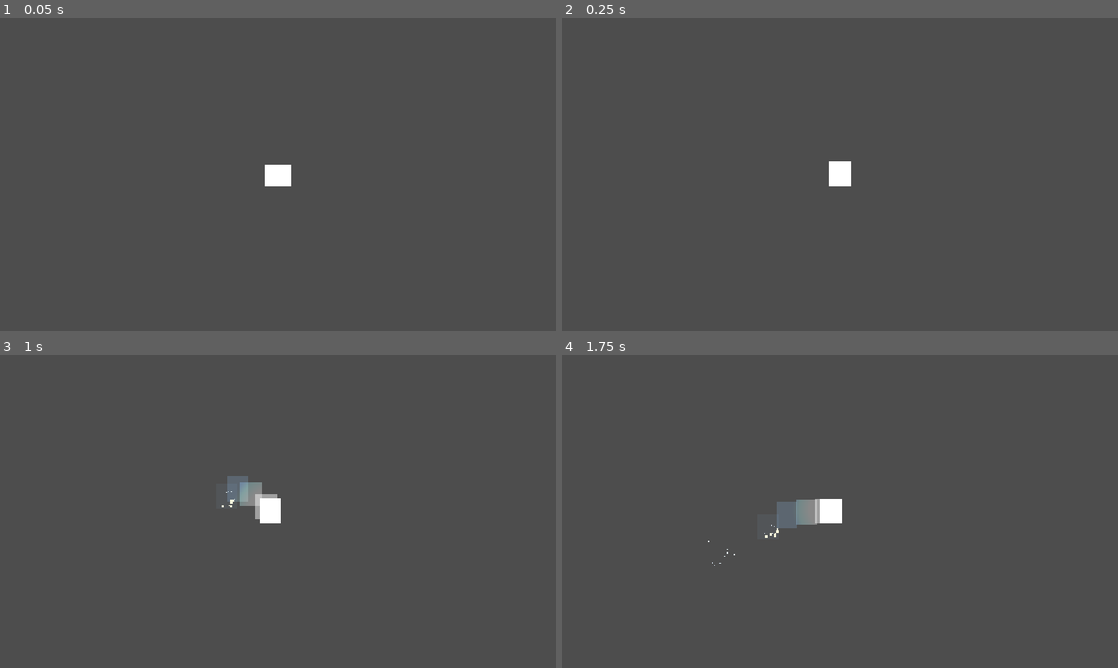
Above: before the commit, frames 1-4 (two rows, left to right).
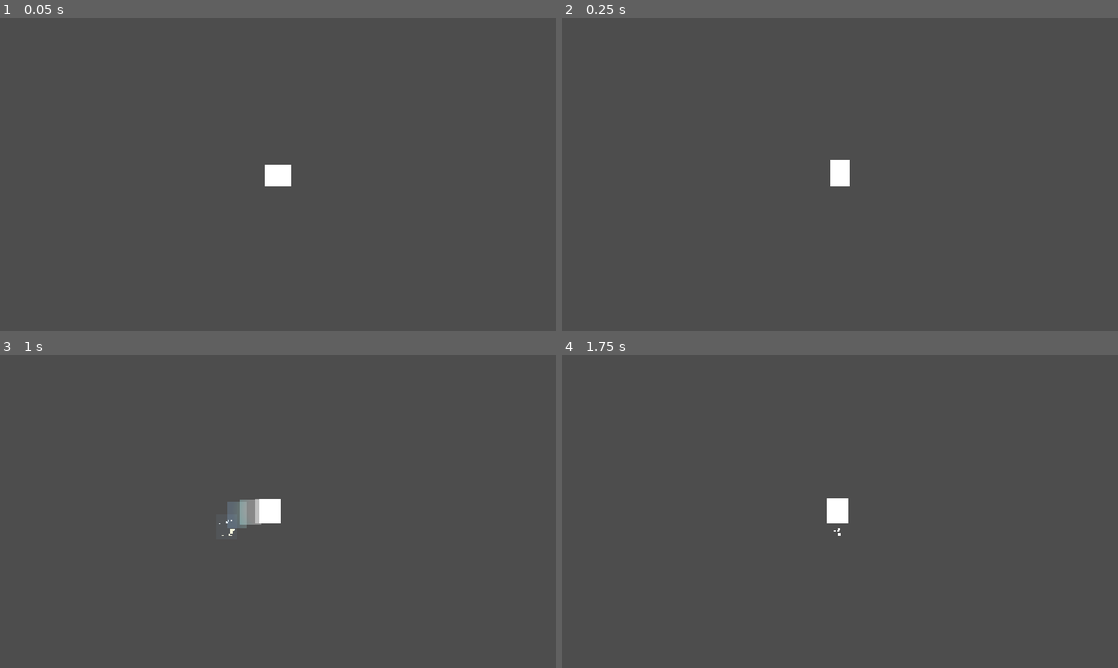
Above: after the commit, the same moments.

Repository: HetserOffscreen/polly
Game: Godot game, scene res://scenes/level_one.tscn
Same seed, same stepped clock (60 frames per second), same inputs: the game is played once before the commit and once after it.
Inputs:
- Up to frame 1 (0.05 s): no input
- Up to frame 2 (0.25 s): no input
- Up to frame 3 (1 s): hold Right (move_right) from 0.53 s (still down); tap Space (jump) at 0.6, 0.77 s
- Up to frame 4 (1.75 s): keep holding Right (move_right); tap Space (jump) at 1.07, 1.35, 1.52 s

Frame 1 is identical in both runs. In frame 2, less than 0.1% of the frame differs, in the area x 48-52%, y 45-54%; in frame 3, 0.9%, in the area x 39-51%, y 38-58%; in frame 4, 0.9%.

Commit message:
code review

Diff:
--- a/project.godot
+++ b/project.godot
@@ -22,6 +22,12 @@
 
 window/stretch/mode="canvas_items"
 window/stretch/aspect="expand"
+
+[file_customization]
+
+folder_colors={
+"res://scripts/": "blue"
+}
 
 [input]
 
--- a/scenes/level_one.tscn
+++ b/scenes/level_one.tscn
@@ -13,45 +13,7 @@
 size = Vector2(1179, 56.00003)
 
 [sub_resource type="RectangleShape2D" id="RectangleShape2D_glv2v"]
-size = Vector2(365, 61)
-
-[sub_resource type="Animation" id="Animation_t18mc"]
-length = 0.001
-tracks/0/type = "value"
-tracks/0/imported = false
-tracks/0/enabled = true
-tracks/0/path = NodePath(".:position")
-tracks/0/interp = 1
-tracks/0/loop_wrap = true
-tracks/0/keys = {
-"times": PackedFloat32Array(0),
-"transitions": PackedFloat32Array(1),
-"update": 0,
-"values": [Vector2(472, 345)]
-}
-
-[sub_resource type="Animation" id="Animation_843q2"]
-resource_name = "move"
-length = 4.0
-loop_mode = 1
-tracks/0/type = "value"
-tracks/0/imported = false
-tracks/0/enabled = true
-tracks/0/path = NodePath(".:position")
-tracks/0/interp = 1
-tracks/0/loop_wrap = true
-tracks/0/keys = {
-"times": PackedFloat32Array(0, 2, 4),
-"transitions": PackedFloat32Array(1, 1, 1),
-"update": 0,
-"values": [Vector2(-100, 345), Vector2(600, 345), Vector2(-100, 345)]
-}
-
-[sub_resource type="AnimationLibrary" id="AnimationLibrary_5rfim"]
-_data = {
-&"RESET": SubResource("Animation_t18mc"),
-&"move": SubResource("Animation_843q2")
-}
+size = Vector2(475.50003, 61)
 
 [node name="Level One" type="Node2D" unique_id=836972346]
 
@@ -76,7 +38,7 @@
 collision_layer = 2
 
 [node name="CollisionShape2D" type="CollisionShape2D" parent="Scenario/Floor" unique_id=1570704685]
-position = Vector2(1050.5, 42.5)
+position = Vector2(999, 42.5)
 shape = SubResource("RectangleShape2D_5klxn")
 debug_color = Color(0.72147495, 0.30533206, 0.91872007, 0.41960785)
 
@@ -91,32 +53,19 @@
 debug_color = Color(0.72147495, 0.30533206, 0.91872007, 0.41960785)
 
 [node name="CollisionShape2D2" type="CollisionShape2D" parent="Scenario/Walls" unique_id=778935523]
-position = Vector2(862, -400)
+position = Vector2(363, -380)
 rotation = 1.5707964
 shape = SubResource("RectangleShape2D_glv2v")
 debug_color = Color(0.72147495, 0.30533206, 0.91872007, 0.41960785)
 
 [node name="CollisionShape2D3" type="CollisionShape2D" parent="Scenario/Walls" unique_id=1069837383]
-position = Vector2(584, -254)
+position = Vector2(590, -198.75)
 rotation = 1.5707964
 shape = SubResource("RectangleShape2D_glv2v")
 debug_color = Color(0.72147495, 0.30533206, 0.91872007, 0.41960785)
 
-[node name="MovingPlatform" type="AnimatableBody2D" parent="Scenario" unique_id=2074026049]
-position = Vector2(472, 345)
-collision_layer = 2
-
-[node name="Node2D" type="CollisionPolygon2D" parent="Scenario/MovingPlatform" unique_id=976224016]
-position = Vector2(-289.23984, -293.25552)
-scale = Vector2(0.72879857, 0.7161467)
-polygon = PackedVector2Array(261, 387, 537, 382, 536, 424, 254, 430)
-
-[node name="AnimationPlayer" type="AnimationPlayer" parent="Scenario/MovingPlatform" unique_id=403584597]
-libraries/ = SubResource("AnimationLibrary_5rfim")
-autoplay = &"move"
-
 [node name="Player" parent="." unique_id=1260122610 instance=ExtResource("2_843q2")]
-position = Vector2(499, 530)
+position = Vector2(217, 430)
 
 [node name="Camera2D" type="Camera2D" parent="Player" unique_id=1374289153]
 unique_name_in_owner = true
--- /dev/null
+++ b/scenes/platform_dynamic.tscn
@@ -0,0 +1,51 @@
+[gd_scene format=3 uid="uid://cdum8b36ycycv"]
+
+[sub_resource type="Animation" id="Animation_t18mc"]
+length = 0.001
+tracks/0/type = "value"
+tracks/0/imported = false
+tracks/0/enabled = true
+tracks/0/path = NodePath(".:position")
+tracks/0/interp = 1
+tracks/0/loop_wrap = true
+tracks/0/keys = {
+"times": PackedFloat32Array(0),
+"transitions": PackedFloat32Array(1),
+"update": 0,
+"values": [Vector2(472, 345)]
+}
+
+[sub_resource type="Animation" id="Animation_843q2"]
+resource_name = "move"
+length = 4.0
+loop_mode = 1
+tracks/0/type = "value"
+tracks/0/imported = false
+tracks/0/enabled = true
+tracks/0/path = NodePath(".:position")
+tracks/0/interp = 1
+tracks/0/loop_wrap = true
+tracks/0/keys = {
+"times": PackedFloat32Array(0, 2, 4),
+"transitions": PackedFloat32Array(1, 1, 1),
+"update": 0,
+"values": [Vector2(-100, 345), Vector2(600, 345), Vector2(-100, 345)]
+}
+
+[sub_resource type="AnimationLibrary" id="AnimationLibrary_5rfim"]
+_data = {
+&"RESET": SubResource("Animation_t18mc"),
+&"move": SubResource("Animation_843q2")
+}
+
+[node name="MovingPlatform" type="AnimatableBody2D" unique_id=1022344941]
+collision_layer = 2
+
+[node name="Node2D" type="CollisionPolygon2D" parent="." unique_id=369584959]
+position = Vector2(-289.23984, -293.25552)
+scale = Vector2(0.72879857, 0.7161467)
+polygon = PackedVector2Array(261, 387, 537, 382, 536, 424, 254, 430)
+
+[node name="AnimationPlayer" type="AnimationPlayer" parent="." unique_id=735142299]
+libraries/ = SubResource("AnimationLibrary_5rfim")
+autoplay = &"move"
--- a/scripts/player.gd
+++ b/scripts/player.gd
@@ -6,78 +6,80 @@
 @onready var camera: 			Camera2D           	= %Camera2D
 
 # --- Horizontal movement ---
-const MAX_FLOOR_SPEED: 			float				= 500.0		# top running speed
-const FLOOR_ACCELERATION:		float				= 1300.0	# how fast we reach top speed on the ground
-const FLOOR_FRICTION:			float				= 1600.0 	# how fast we stop on the ground
-const AIR_ACCELERATION:			float				= 900.0		# weaker steering in the air...
-const AIR_FRICTION:				float				= 350.0   	# longer momentum
+@export_group("Horizontal Movement")
+@export var FLOOR_MAX_SPEED: 		float		= 500.0
+@export var FLOOR_ACCELERATION:		float		= 1300.0
+@export var FLOOR_FRICTION:			float		= 1800.0
+@export var AIR_ACCELERATION:		float		= 900.0		# weaker steering in the air...
+@export var AIR_FRICTION:			float		= 350.0   	# longer momentum
 
 # --- Jumping ---
-const JUMP_VELOCITY: 			float				= -450.0	# jump max height
-const DOUBLE_JUMP_VELOCITY: 	float				= -300.0  	# the second (air) jump, a touch weaker
-const JUMP_CUT: 				float				= 0.45		# variable height
-const STOMP_BOUNCE: 			float				= -260.0  	# upward kick when you stomp an enemy
-const MAX_FALL_SPEED: 			float				= 900.0   	# terminal velocity so falls stay controllable
-const MAX_AIR_JUMPS: 			int  				= 2
+@export_group("Jumping")
+@export var JUMP_VELOCITY: 			float		= -450.0	# jump max height
+@export var DOUBLE_JUMP_VELOCITY: 	float		= -300.0  	# the second (air) jump, a touch weaker
+@export var JUMP_CUT: 				float		= 0.45
+@export var STOMP_BOUNCE: 			float		= -260.0  	# upward kick when you stomp an enemy
+@export var MAX_FALL_SPEED: 		float		= 900.0   	# terminal velocity so falls stay controllable
+@export var MAX_AIR_JUMPS: 			int  		= 2
+
+# --- Gravity feel ---
+@export_group("Gravity feel")
+const RISE_GRAVITY_MULT: 		float			= 0.9		# a little floaty on the way up
+const FALL_GRAVITY_MULT:		float			= 3.0		# snappier on the way down
+const APEX_SPEED_THRESHOLD:		float			= 45.0		# |vertical speed| under this = "near the apex"
+const APEX_GRAVITY_MULT: 		float			= 0.55		# extra-light gravity inside the hang window
+const BASE_GRAVITY:				float			= 980.0		# value in px/s²
+
 
 # --- Forgiveness windows (seconds) ---
-const COYOTE_TIME: 				float				= 0.10
-const JUMP_BUFFER: 				float				= 0.10
-const CORNER_CORRECTION_PIXELS: int	 				= 4			# value in Pixels
-
-# --- Gravity feel ---
-const RISE_GRAVITY_MULT: 		float				= 0.9		# a little floaty on the way up
-const FALL_GRAVITY_MULT:		float				= 3.0		# snappier on the way down
-const APEX_SPEED_THRESHOLD:		float				= 45.0		# |vertical speed| under this = "near the apex"
-const APEX_GRAVITY_MULT: 		float				= 0.55		# extra-light gravity inside the hang window
-const BASE_GRAVITY:				float				= 980.0		# px/s²
-
-# --- Squash & stretch (Mario-style spring) ---
-const SQUASH_STIFFNESS:			float				= 360.0  # spring strength — higher = snappier recovery
-const SQUASH_DAMPING:			float				= 16.0   # higher = calmer; lower = more bounce/wobble
-const AIR_STRETCH_MAX:			float				= 0.10   # subtle tall-stretch that grows with air speed
-const SQUASH_PIVOT:				float				= 16.0   # keeps the feet planted while squashing
-const LAND_SQUASH_MIN:			float				= 0.14   # squash from the softest landing
-const LAND_SQUASH_MAX:			float				= 0.36   # squash from a full-speed slam
-const JUMP_STRETCH:				float				= 0.22   # stretch on take-off
-const BOUNCE_SQUASH:			float				= 0.28
-const SPAWN_SQUASH:				float				= 0.22   # the pop-in at level start
+const COYOTE_TIME: 				float			= 0.10
+const JUMP_BUFFER: 				float			= 0.10
+const CORNER_CORRECTION_PIXELS: int	 			= 4			# value in Pixels
+
+# --- Camera feel ---
+var shake_strength:				float			= 0.0
+const SHAKE_DECAY:				float			= 28.0   	# higher = shake settles back faster
+
+# look ahead
+var look_ahead_x:				float			= 0.0
+const LOOK_AHEAD:				float			= 16.0  	# how far the camera leads, in pixels
+const LOOK_AHEAD_SPEED:			float			= 4.0   	# how quickly it eases to the lead position
+
+# Zoom "punch": a quick push-in on big impacts that springs back to normal.
+var base_zoom:					Vector2			= Vector2.ONE
+var zoom_punch:					float			= 0.0
+const ZOOM_PUNCH_DECAY:			float			= 5.0
+
+# --- Animation
+# --- Motion trail  ---
+var trail_timer:				float			= 0.0
+var afterimage_cooldown:		float			= 0.0
+const TRAIL_DURATION:			float		    = 0.35
+const AFTERIMAGE_INTERVAL:		float		 	= 0.05
+const TRAIL_COLOR: 				Color			= Color(0.6, 0.8, 1.0, 0.5)
+
+# --- Squash & stretch  ---
+const SQUASH_STIFFNESS:			float			= 360.0  # spring strength — higher = snappier recovery
+const SQUASH_DAMPING:			float			= 16.0   # higher = calmer; lower = more bounce/wobble
+const AIR_STRETCH_MAX:			float			= 0.10   # subtle tall-stretch that grows with air speed
+const SQUASH_PIVOT:				float			= 16.0   # keeps the feet planted while squashing
+const LAND_SQUASH_MIN:			float			= 0.14   # squash from the softest landing
+const LAND_SQUASH_MAX:			float			= 0.36   # squash from a full-speed slam
+const JUMP_STRETCH:				float			= 0.22   # stretch on take-off
+const BOUNCE_SQUASH:			float			= 0.28
+
+# Squash & stretch spring state
+var squash:						float			= 0.0		# squash > 0 = squashed
+var squash_vel:					float			= 0.0		# (wide & short), squash < 0 = stretched (tall & thin); it springs back to 0.
+var base_sprite_y:				float			= 0.0
 
 # --- Runtime state ---
-var air_jumps_left:				int					= 0
-var coyote_timer:				float				= 0.0
-var jump_buffer_timer:			float				= 0.0
-var dust_cooldown:				float				= 0.0
-var was_on_floor:				bool				= false
-var is_dead:					bool				= false
-
-# Squash & stretch spring state
-var squash:						float				= 0.0		# squash > 0 = squashed
-var squash_vel:					float				= 0.0		# (wide & short), squash < 0 = stretched (tall & thin); it springs back to 0.
-var base_sprite_y:				float				= 0.0
-
-# --- Camera feel: shake, look-ahead, zoom punch ---
-var shake_strength:				float				= 0.0
-const SHAKE_DECAY:				float				= 28.0   	# higher = shake settles back faster
-
-# look ahead
-var look_ahead_x:				float				= 0.0
-const LOOK_AHEAD:				float				= 16.0  	# how far the camera leads, in pixels
-const LOOK_AHEAD_SPEED:			float				= 4.0   	# how quickly it eases to the lead position
-
-# Zoom "punch": a quick push-in on big impacts that springs back to normal.
-var base_zoom:					Vector2				= Vector2.ONE
-var zoom_punch:					float				= 0.0
-const ZOOM_PUNCH_DECAY:			float				= 5.0
-
-# --- Motion trail (after-images) ---
-var trail_timer:				float				= 0.0
-var afterimage_cooldown:		float				= 0.0
-const TRAIL_DURATION:			float			    = 0.35
-const AFTERIMAGE_INTERVAL:		float			 	= 0.05
-const TRAIL_COLOR: 				Color				= Color(0.6, 0.8, 1.0, 0.5)
-
-
+var air_jumps_left:				int				= 0
+var coyote_timer:				float			= 0.0
+var jump_buffer_timer:			float			= 0.0
+var dust_cooldown:				float			= 0.0
+var was_on_floor:				bool			= false
+var is_dead:					bool			= false
 
 
 func _ready() -> void:
@@ -90,7 +92,7 @@
 	if camera:
 		base_zoom = camera.zoom   # remember the resting zoom so punches settle back
 	base_sprite_y = player_body.position.y
-	_squash_impulse(SPAWN_SQUASH)
+	_squash_impulse(BOUNCE_SQUASH) # the pop-in at level start
 
 
 func _physics_process(delta: float) -> void:
@@ -188,7 +190,7 @@
 	var direction := Input.get_axis("move_left", "move_right")
 	if direction != 0.0:
 		var accel := FLOOR_ACCELERATION if is_on_floor() else AIR_ACCELERATION
-		velocity.x = move_toward(velocity.x, direction * MAX_FLOOR_SPEED, accel * delta)
+		velocity.x = move_toward(velocity.x, direction * FLOOR_MAX_SPEED, accel * delta)
 	else:
 		var fric := FLOOR_FRICTION if is_on_floor() else AIR_FRICTION
 		velocity.x = move_toward(velocity.x, 0.0, fric * delta)
@@ -199,6 +201,27 @@
 		if dust_cooldown <= 0.0:
 			dust_cooldown = 0.2
 			_spawn_dust(3)
+
+func die():
+	if is_dead:
+		return
+	is_dead = true
+
+	#_play_varied(hurt_sound)
+	Visuals.spawn_burst(global_position + Vector2(0, -6), Color(1.0, 0.4, 0.4), 22, 150.0)
+	Visuals.flash_screen(Color(0.7, 0.05, 0.05, 0.55), 0.5)   # red full-screen hit-flash
+	#Music.duck()                                            # drop + muffle the music
+	add_shake(7.0)
+	add_zoom_punch(0.18)
+	velocity = Vector2.ZERO
+	set_physics_process(false)
+	player_collision.set_deferred("disabled", true)
+
+	# Dramatic slow-mo, then restart.
+	Engine.time_scale = 0.4
+	await get_tree().create_timer(0.8, true, false, true).timeout
+	Engine.time_scale = 1.0
+	get_tree().reload_current_scene()
 
 # ---------------------------------------------------------------------------
 #  LANDING & STOMPING
@@ -231,7 +254,7 @@
 	Visuals.hit_stop(0.07)
 
 # ---------------------------------------------------------------------------
-#  FEEDBACK HELPERS
+#  HELPERS
 # ---------------------------------------------------------------------------
 
 # camera stuff
@@ -241,9 +264,6 @@
 # A quick camera push-in that springs back (see _process). Bigger = punchier.
 func add_zoom_punch(amount: float):
 	zoom_punch = max(zoom_punch, amount)
-
-
-
 
 # While the trail timer is active, drop a fading ghost on a fixed cadence.
 func _update_trail(delta: float):
@@ -254,7 +274,6 @@
 	if afterimage_cooldown <= 0.0:
 		afterimage_cooldown = AFTERIMAGE_INTERVAL
 		_spawn_afterimage()
-
 
 # Snapshots the current sprite frame as a static ghost that fades out in place.
 func _spawn_afterimage():
@@ -276,7 +295,6 @@
 	var tween := ghost.create_tween()
 	tween.tween_property(ghost, "modulate:a", 0.0, 0.25)
 	tween.tween_callback(ghost.queue_free)
-
 
 # Plays a sound with a little random pitch so repeated actions never sound
 # identical — the cheapest way to kill "repetition fatigue" in the SFX.
@@ -324,24 +342,3 @@
 	squash += squash_vel * d
 	player_body.scale = Vector2(1.0 + squash, 1.0 - squash)
 	player_body.position.y = base_sprite_y + SQUASH_PIVOT * squash
-
-func die():
-	if is_dead:
-		return
-	is_dead = true
-
-	#_play_varied(hurt_sound)
-	Visuals.spawn_burst(global_position + Vector2(0, -6), Color(1.0, 0.4, 0.4), 22, 150.0)
-	Visuals.flash_screen(Color(0.7, 0.05, 0.05, 0.55), 0.5)   # red full-screen hit-flash
-	#Music.duck()                                            # drop + muffle the music
-	add_shake(7.0)
-	add_zoom_punch(0.18)
-	velocity = Vector2.ZERO
-	set_physics_process(false)
-	player_collision.set_deferred("disabled", true)
-
-	# Dramatic slow-mo, then restart.
-	Engine.time_scale = 0.4
-	await get_tree().create_timer(0.8, true, false, true).timeout
-	Engine.time_scale = 1.0
-	get_tree().reload_current_scene()
--- a/scripts/visuals.gd
+++ b/scripts/visuals.gd
@@ -1,13 +1,13 @@
 extends Node
 # ---------------------------------------------------------------------------
-# PLAYER
+#  PLAYER
 # ---------------------------------------------------------------------------
 
 
 
 
 # ---------------------------------------------------------------------------
-# JUICE HELPERS
+#  JUICE HELPERS
 # ---------------------------------------------------------------------------
 func hit_stop(duration: float = 0.08) -> void:
 	Engine.time_scale = 0.0
